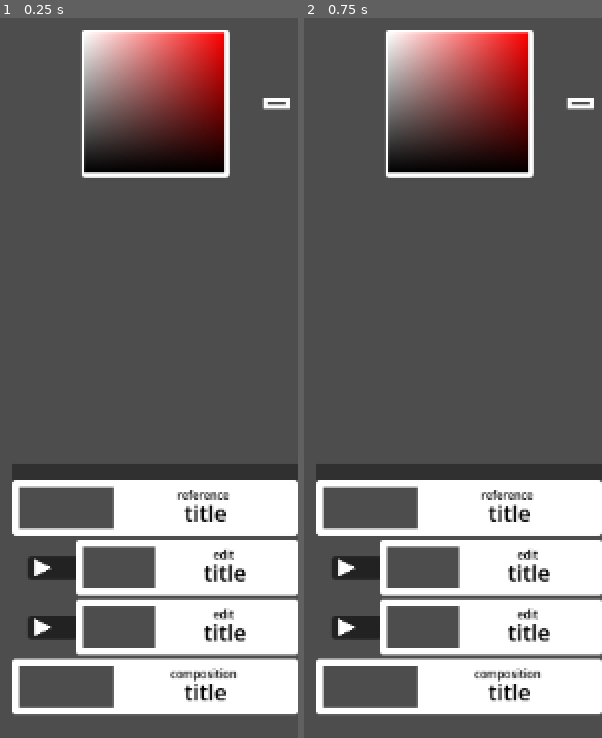
Above: before the commit, frames 1-2 (left to right).
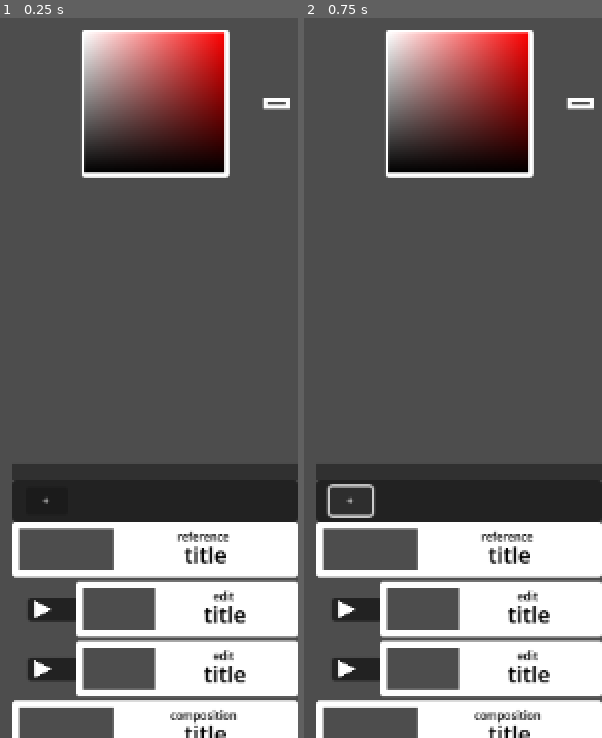
Above: after the commit, the same moments.

Repository: namooTH/nimp
Game: Godot game, scene res://components/top_level/topLevel.tscn
Same seed, same stepped clock (60 frames per second), same inputs: the game is played once before the commit and once after it. This scene is started directly instead of the project's main scene.
Inputs (mouse positions are in pixels of both pictures, inside the frame that each line leads up to):
- Up to frame 1 (0.25 s): no input
- Up to frame 2 (0.75 s): click (351, 500) at 0.5 s, where only the run after the commit has a clickable "+"

The runs differ from the first frame. In frame 1, 19% of the frame differs, in the area x 4-100%, y 64-100%; in frame 2, 18%.

Commit message:
implement basic popup

Diff:
--- a/components/general/screenSelector/screenSelector.tscn
+++ b/components/general/screenSelector/screenSelector.tscn
@@ -35,6 +35,42 @@
 offset_bottom = 40.0
 grow_vertical = 1
 
+[node name="topPanel" type="Panel" parent="."]
+layout_mode = 1
+anchors_preset = -1
+anchor_right = 1.0
+offset_bottom = 30.0
+grow_horizontal = 2
+
+[node name="margin" type="MarginContainer" parent="topPanel"]
+layout_mode = 1
+anchors_preset = 15
+anchor_right = 1.0
+anchor_bottom = 1.0
+grow_horizontal = 2
+grow_vertical = 2
+theme_override_constants/margin_left = 10
+theme_override_constants/margin_top = 10
+theme_override_constants/margin_right = 10
+theme_override_constants/margin_bottom = 10
+
+[node name="control" type="Control" parent="topPanel/margin"]
+layout_mode = 2
+
+[node name="Button" type="Button" parent="topPanel/margin/control"]
+layout_mode = 1
+anchors_preset = 4
+anchor_top = 0.5
+anchor_bottom = 0.5
+offset_top = -7.5
+offset_right = 30.0
+offset_bottom = 7.5
+grow_vertical = 2
+theme_override_font_sizes/font_size = 8
+text = "+"
+
 [node name="Scroller" parent="." instance=ExtResource("1_5tsog")]
 layout_mode = 1
+anchors_preset = -1
+offset_top = 30.0
 padding = Vector2(10, 3)
--- /dev/null
+++ b/components/ui/globalPopup/globalPopup.tscn
@@ -0,0 +1,134 @@
+[gd_scene load_steps=8 format=3 uid="uid://bfajttt3q65jj"]
+
+[sub_resource type="Gradient" id="Gradient_3et23"]
+colors = PackedColorArray(0, 0, 0, 1, 0, 0, 0, 0)
+
+[sub_resource type="GradientTexture1D" id="GradientTexture1D_hp6ce"]
+gradient = SubResource("Gradient_3et23")
+
+[sub_resource type="Gradient" id="Gradient_hp6ce"]
+colors = PackedColorArray(0, 0, 0, 0, 0, 0, 0, 1)
+
+[sub_resource type="GradientTexture1D" id="GradientTexture1D_aqugt"]
+gradient = SubResource("Gradient_hp6ce")
+
+[sub_resource type="StyleBoxFlat" id="StyleBoxFlat_3et23"]
+bg_color = Color(1, 1, 1, 1)
+corner_radius_top_left = 3
+corner_radius_top_right = 3
+corner_radius_bottom_right = 3
+corner_radius_bottom_left = 3
+
+[sub_resource type="Gradient" id="Gradient_aqugt"]
+offsets = PackedFloat32Array(0, 0.517544, 1)
+colors = PackedColorArray(0, 0, 0, 0, 0, 0, 0, 1, 0, 0, 0, 0)
+
+[sub_resource type="GradientTexture1D" id="GradientTexture1D_277oe"]
+gradient = SubResource("Gradient_aqugt")
+width = 100
+
+[node name="GlobalPopup" type="CanvasLayer"]
+
+[node name="main2" type="Control" parent="."]
+layout_mode = 3
+anchors_preset = 15
+anchor_right = 1.0
+anchor_bottom = 1.0
+grow_horizontal = 2
+grow_vertical = 2
+
+[node name="bars" type="Control" parent="main2"]
+layout_mode = 1
+anchors_preset = 15
+anchor_right = 1.0
+anchor_bottom = 1.0
+grow_horizontal = 2
+grow_vertical = 2
+
+[node name="bar" type="TextureRect" parent="main2/bars"]
+layout_mode = 1
+anchors_preset = -1
+anchor_right = 0.219
+anchor_bottom = 1.0
+offset_right = 247.24
+grow_vertical = 2
+texture = SubResource("GradientTexture1D_hp6ce")
+
+[node name="bar2" type="TextureRect" parent="main2/bars"]
+layout_mode = 1
+anchors_preset = -1
+anchor_left = 0.567
+anchor_right = 1.0
+anchor_bottom = 1.0
+offset_left = -0.184021
+offset_right = 0.528076
+grow_vertical = 2
+texture = SubResource("GradientTexture1D_aqugt")
+
+[node name="main" type="Panel" parent="main2"]
+layout_mode = 1
+anchors_preset = -1
+anchor_left = 0.362
+anchor_top = 0.211
+anchor_right = 0.638
+anchor_bottom = 0.789
+offset_left = 0.475983
+offset_top = 0.271988
+offset_right = -0.475952
+offset_bottom = -0.272034
+grow_horizontal = 2
+grow_vertical = 2
+theme_override_styles/panel = SubResource("StyleBoxFlat_3et23")
+
+[node name="MarginContainer" type="MarginContainer" parent="main2/main"]
+layout_mode = 1
+anchors_preset = 15
+anchor_right = 1.0
+anchor_bottom = 1.0
+grow_horizontal = 2
+grow_vertical = 2
+theme_override_constants/margin_left = 10
+theme_override_constants/margin_top = 10
+theme_override_constants/margin_right = 10
+theme_override_constants/margin_bottom = 10
+
+[node name="Control" type="Control" parent="main2/main/MarginContainer"]
+layout_mode = 2
+
+[node name="Label" type="Label" parent="main2/main/MarginContainer/Control"]
+layout_mode = 1
+anchors_preset = 5
+anchor_left = 0.5
+anchor_right = 0.5
+offset_left = -20.0
+offset_right = 20.0
+offset_bottom = 23.0
+grow_horizontal = 2
+theme_override_colors/font_color = Color(0, 0, 0, 1)
+theme_override_font_sizes/font_size = 32
+text = "title"
+horizontal_alignment = 1
+vertical_alignment = 1
+
+[node name="TextureRect" type="TextureRect" parent="main2/main/MarginContainer/Control/Label"]
+layout_mode = 1
+anchors_preset = -1
+anchor_top = 1.0
+anchor_right = 1.0
+anchor_bottom = 1.0
+offset_left = -19.0
+offset_top = -1.0
+offset_right = 20.0
+offset_bottom = 1.0
+grow_horizontal = 2
+grow_vertical = 0
+texture = SubResource("GradientTexture1D_277oe")
+
+[node name="content" type="Control" parent="main2/main/MarginContainer/Control"]
+layout_mode = 1
+anchor_top = 0.155
+anchor_right = 1.0
+anchor_bottom = 1.0
+offset_top = 0.130001
+grow_horizontal = 2
+grow_vertical = 2
